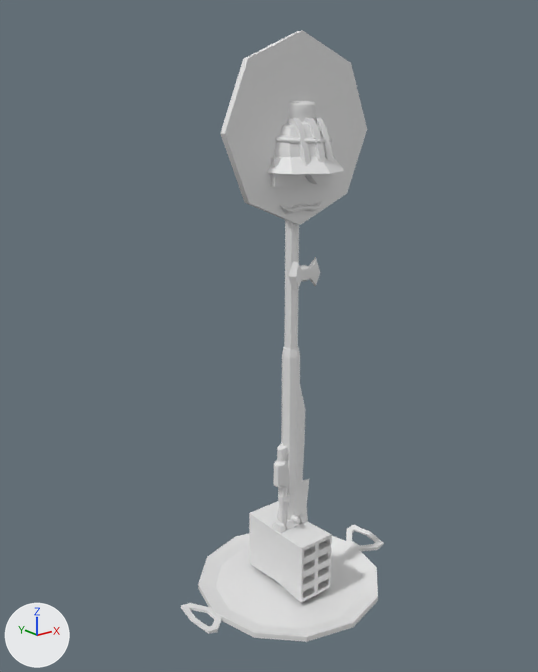
One commit to the Blender file Modelos/Blends/iteses.blend: the scene before it, then after it.
Rendered twice from a 50 mm lens placed at (-1.7, -2.0, 1.87), pointed at (-0.06, 0.06, 1.05). Every picture has the same lights, and +X, +Y and +Z are marked at lower left. The same objects are shown in both versions, whatever each file hides.

Objects in the first picture: 'capeu', 'cavada borboleta', 'chave inglesa', 'oculos', 'pal', 'pare', 'petrorio', 'pigode', 'prato', 'tijolo'.
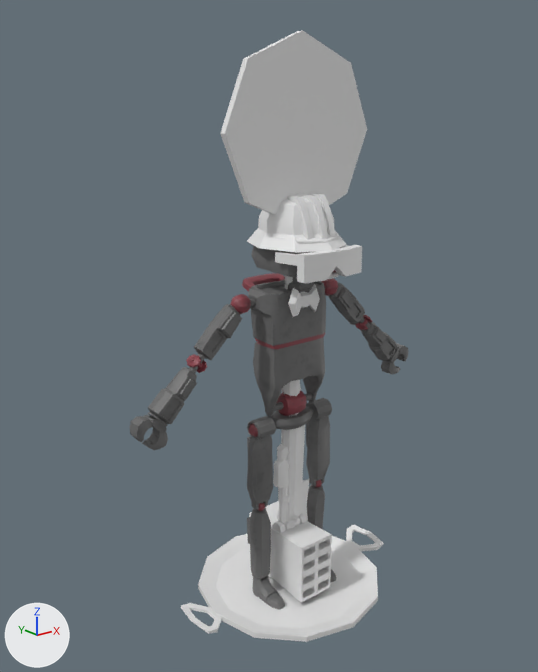
Where the newer file only moved an object's origin or applied its transform, the numbers keep the older frame.

Where the change shows, as pixel boxes [x1, y1, x2, y2] in the pictures (538 x 672 px; the box of a moved part takes in the faces that stretch with it):
```json
{"object": "RoboGenerico.001", "change": "added", "after": [130, 246, 408, 610]}
{"object": "petrorio", "change": "reshaped, moved", "before": [267, 118, 344, 174], "after": [247, 193, 347, 253]}
{"object": "oculos", "change": "moved", "before": [271, 155, 334, 187], "after": [275, 245, 362, 283]}
{"object": "cavada borboleta", "change": "moved", "before": [288, 257, 320, 290], "after": [288, 284, 320, 317]}
{"object": "capeu", "change": "mesh moved", "before": [275, 101, 332, 144], "after": [272, 201, 340, 244]}
{"object": "pigode", "change": "moved", "before": [280, 201, 324, 214], "after": [310, 272, 339, 283]}
{"part": 3, "of": "me_petrorio", "change": "moved or reshaped", "before": [267, 122, 344, 174], "after": [247, 193, 347, 253]}
{"part": 4, "of": "me_petrorio", "change": "moved or reshaped", "before": [305, 118, 325, 163], "after": [301, 195, 328, 239]}
{"part": 5, "of": "me_petrorio", "change": "moved or reshaped", "before": [287, 118, 311, 166], "after": [287, 195, 314, 241]}
{"part": 6, "of": "me_petrorio", "change": "moved or reshaped", "before": [314, 118, 333, 163], "after": [309, 193, 336, 238]}
```

The change, as JSON lines over the scene's bpy script:
```json
{"op": "add", "block": "img_robogenerico_texture", "code": ["img_robogenerico_texture = load_image('RoboGenerico_Texture', '_unpacked/RoboGenerico_Texture', 1024, 1024, 'sRGB')"]}
{"op": "add", "block": "mat_material", "code": ["mat_material = principled_material('Material')", "mat_material.texture = img_robogenerico_texture"]}
{"block": "me_cavada_borboleta", "where": "me_cavada_borboleta.from_pydata(...)  # 38 vertices, 36 faces; spans x -0.0727..0.0727, y -0.0891..-0.0311, z 1.2429..1.3497"}
{"block": "me_cavada_borboleta", "where": "# used by ob_cavada_borboleta; location = (0.0, 0.0, 0.0)"}
{"block": "me_cavada_borboleta", "change": "me_cavada_borboleta part 1: the whole mesh is moved by (0.0, 0.0664, -1.2963)"}
{"block": "me_capeu", "where": "me_capeu.from_pydata(...)  # 74 vertices, 72 faces; spans x -0.86..0.86, y -0.87..0.87, z -0.53..9.25"}
{"block": "me_capeu", "where": "# used by ob_capeu; location = (0.0, 0.0, 1.735); scale = (0.155, 0.155, 0.0157)"}
{"block": "me_capeu", "change": "me_capeu part 2: the whole mesh is moved by (0.0, -0.32, -20.61)"}
{"block": "me_petrorio", "where": "me_petrorio.from_pydata(...)  # 114 vertices, 106 faces; spans x -0.165..0.165, y -0.191..0.191, z 1.65..1.833"}
{"block": "me_petrorio", "where": "# used by ob_petrorio; location = (0.0, 0.0, 0.0)"}
{"block": "me_petrorio", "change": "me_petrorio part 3: the loose piece of 66 vertices spanning x -0.165..0.165, y -0.191..0.191, z 1.65..1.833 is moved by (0.0, 0.039, -1.736)"}
{"block": "me_petrorio", "change": "me_petrorio part 4: the loose piece of 16 vertices spanning x -0.012..0.012, y -0.153..-0.022, z 1.673..1.82 is moved by (0.0, 0.039, -1.736)"}
{"block": "me_petrorio", "change": "me_petrorio part 5: the loose piece of 16 vertices spanning x -0.062..-0.038, y -0.137..-0.006, z 1.673..1.82 is moved by (0.0, 0.039, -1.736)"}
{"block": "me_petrorio", "change": "me_petrorio part 6: the loose piece of 16 vertices spanning x 0.038..0.062, y -0.137..-0.006, z 1.673..1.82 is moved by (0.0, 0.039, -1.736)"}
{"op": "add", "block": "me_robogenerico", "code": ["me_robogenerico = bpy.data.meshes.new('RoboGenerico')", "me_robogenerico.from_pydata(...)  # 3625 vertices, 3618 faces; spans x -0.655..0.655, y -0.194..0.189, z -0.859..0.569", "me_robogenerico.polygons.foreach_set('use_smooth', [True] * 3618)", "me_robogenerico.materials.append(mat_material)  # picture img_robogenerico_texture"]}
{"op": "add", "block": "ob_cavada_borboleta", "code": "ob_cavada_borboleta.delta_location = (0.0, -0.0664, 1.2)"}
{"op": "add", "block": "ob_pigode", "code": "ob_pigode.delta_location = (0.0, -0.158, 1.3)"}
{"op": "add", "block": "ob_oculos", "code": "ob_oculos.delta_location = (0.0, -0.183, 1.366)"}
{"op": "add", "block": "ob_petrorio", "code": "ob_petrorio.delta_location = (0.0, -0.0601, 1.484)"}
{"op": "add", "block": "ob_robogenerico_001", "code": ["ob_robogenerico_001 = bpy.data.objects.new('RoboGenerico.001', me_robogenerico)", "ob_robogenerico_001.location = (0.0, 0.0, 0.0)", "ob_robogenerico_001.delta_location = (0.0, 0.00713, 0.86)"]}
```
